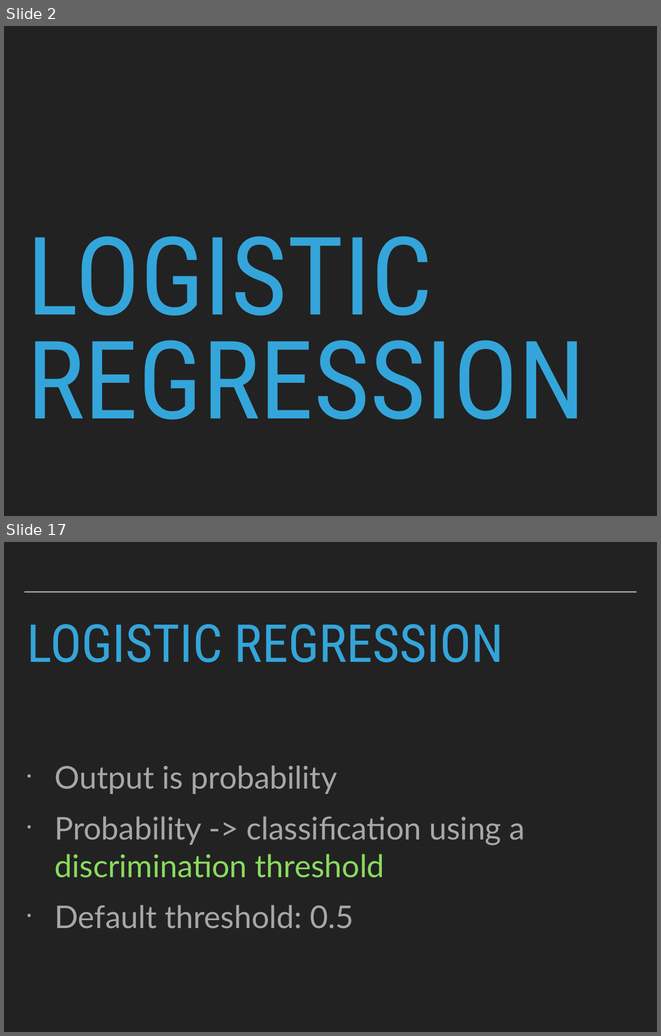
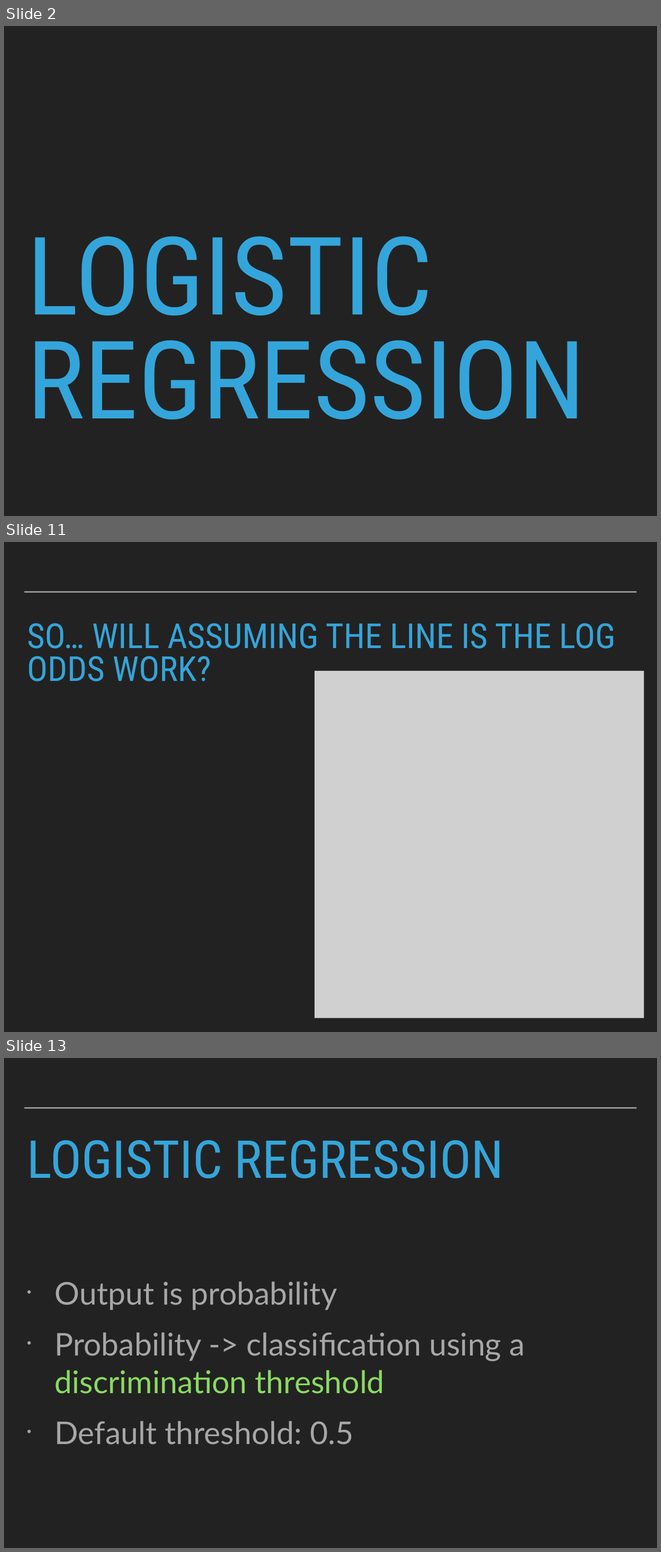
Before and after one commit to patricks1/noble-machine-learning, a slide deck: Session4/Session4_Slides.pptx. Shown one above the other, each under a label of ours: slides 2 and 17 before the commit, slides 2, 11 and 13 after it; the slides between them are not shown. The pictures are 661x1036 and 661x1552 pixels, drawn with LibreOffice and Linux fonts; fonts in the diff are those of the drawing; grey boxes stand for pictures. Boxes give left, top, right and bottom in pixels: in the first picture for what was removed or moved away, otherwise in the second. Text is boxed around its words. In the diff, an @@ line names an element or a change of style, - is before the commit and + after.

```diff
--- a/Session4/Session4_Slides.pptx
+++ b/Session4/Session4_Slides.pptx
@@ slide 11 added at <box>4,542,657,1032</box>, background #222222; not listed: 1 template element that a slide beside it also shows @@
@@ title added at <box>27,623,615,681</box>, 54 pt, text #34A5DA @@
+SO… WILL ASSUMING THE LINE IS THE LOG ODDS WORK?
@@ picture added at <box>315,671,644,1018</box> @@
@@ what was slide 17 is now slide 13 @@
```
Also in this commit, not shown: 2 slides changed, 7 other slides added, 12 slides removed, 2 other files.
